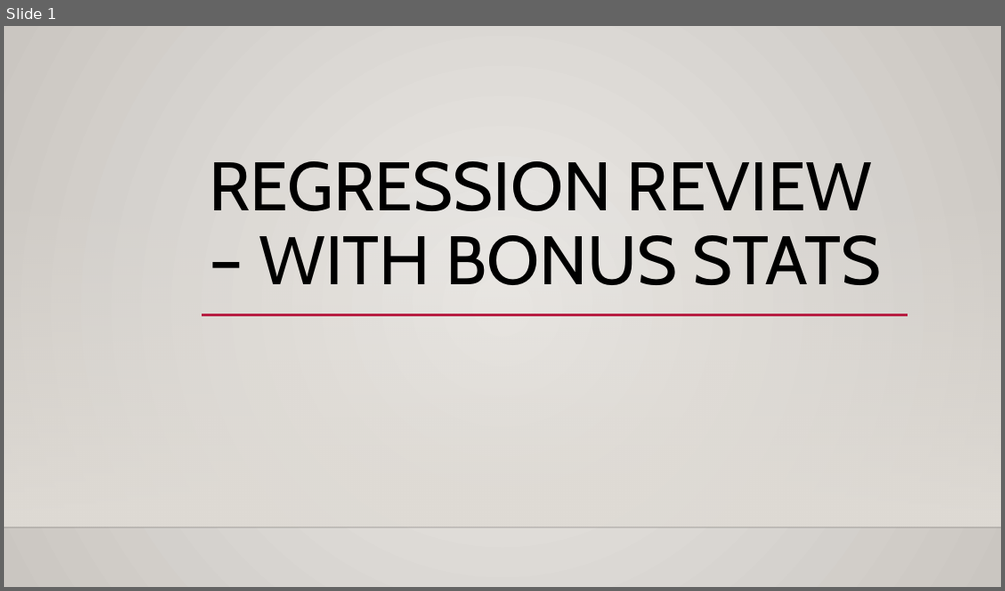
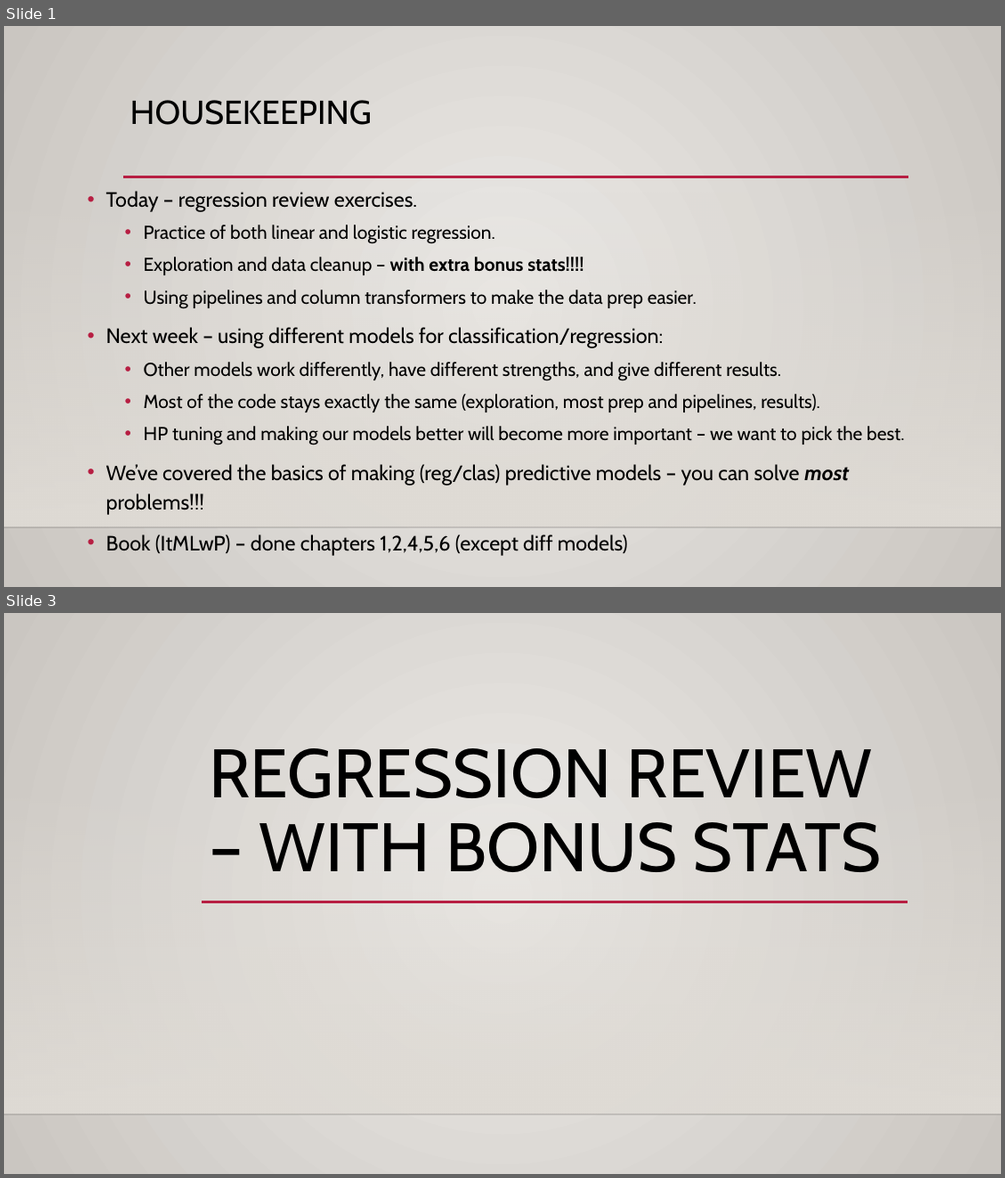
Before and after one commit to AkeemSemper/ML_for_Non_DS_Students, a slide deck: course_resources/slides/Used/018_regression_review_stats.pptx. Shown one above the other, each under a label of ours: slide 1 before the commit, slides 1 and 3 after it; the slides between them are not shown. The pictures are 1005x591 and 1005x1178 pixels, drawn with LibreOffice and Linux fonts; fonts in the diff are those of the drawing; background and template pictures are left out. Boxes give left, top, right and bottom in pixels: in the first picture for what was removed or moved away, otherwise in the second. Text is boxed around its words. In the diff, an @@ line names an element or a change of style, - is before the commit and + after.

```diff
--- a/course_resources/slides/Used/018_regression_review_stats.pptx
+++ b/course_resources/slides/Used/018_regression_review_stats.pptx
@@ slide 1 added at [4,26,1001,587], background gradient #ECEAE7 to #CAC7C1; not listed: 2 template elements that a slide beside it also shows @@
@@ title added at [130,100,372,125], 32 pt, text #000000 @@
+HOUSEKEEPING
@@ line added from (123, 177) to (909, 177), #B71E42 2.5 pt @@
@@ text added at [106,191,904,556], 18 pt, text #000000 @@
+• Today – regression review exercises.
+  • Practice of both linear and logistic regression.
+  • Exploration and data cleanup – with extra bonus stats!!!!
+  • Using pipelines and column transformers to make the data prep easier.
+• Next week – using different models for classification/regression:
+  • Other models work differently, have different strengths, and give different results.
+  • Most of the code stays exactly the same (exploration, most prep and pipelines, results).
+  • HP tuning and making our models better will become more important – we want to pick the best.
+• We’ve covered the basics of making (reg/clas) predictive models – you can solve most problems!!!
+• Book (ItMLwP) – done chapters 1,2,4,5,6 (except diff models)
@@ what was slide 1 is now slide 3 @@
```
Also in this commit, not shown: 2 slides changed, 2 other slides added, 2 other files.
